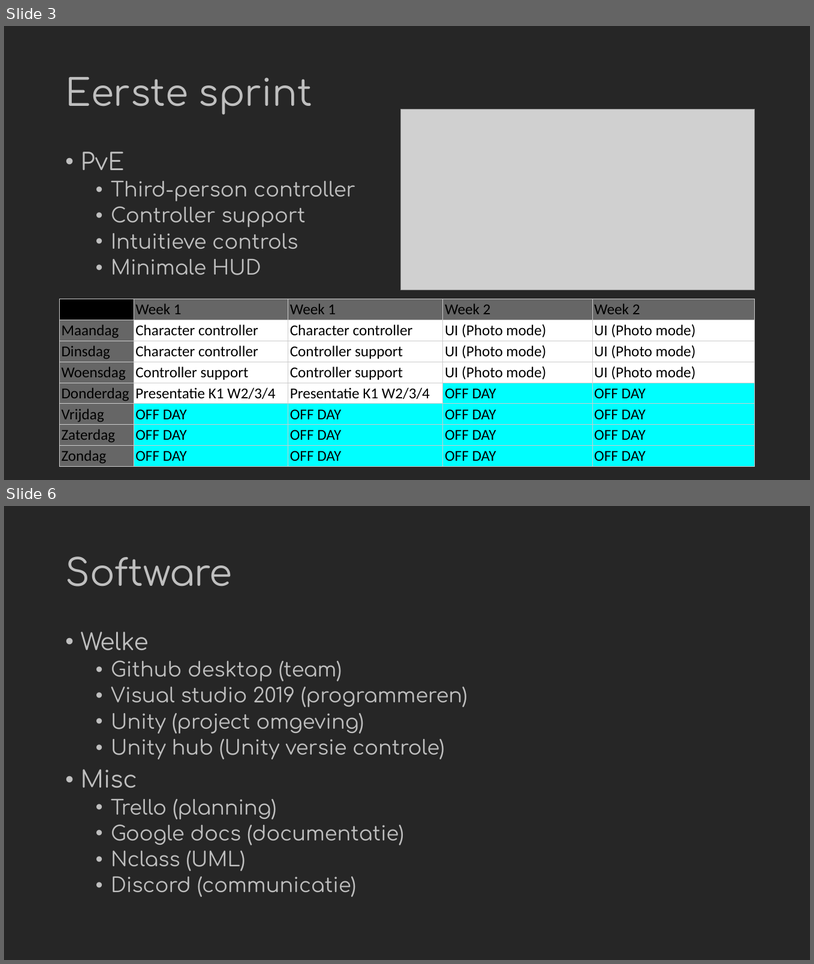
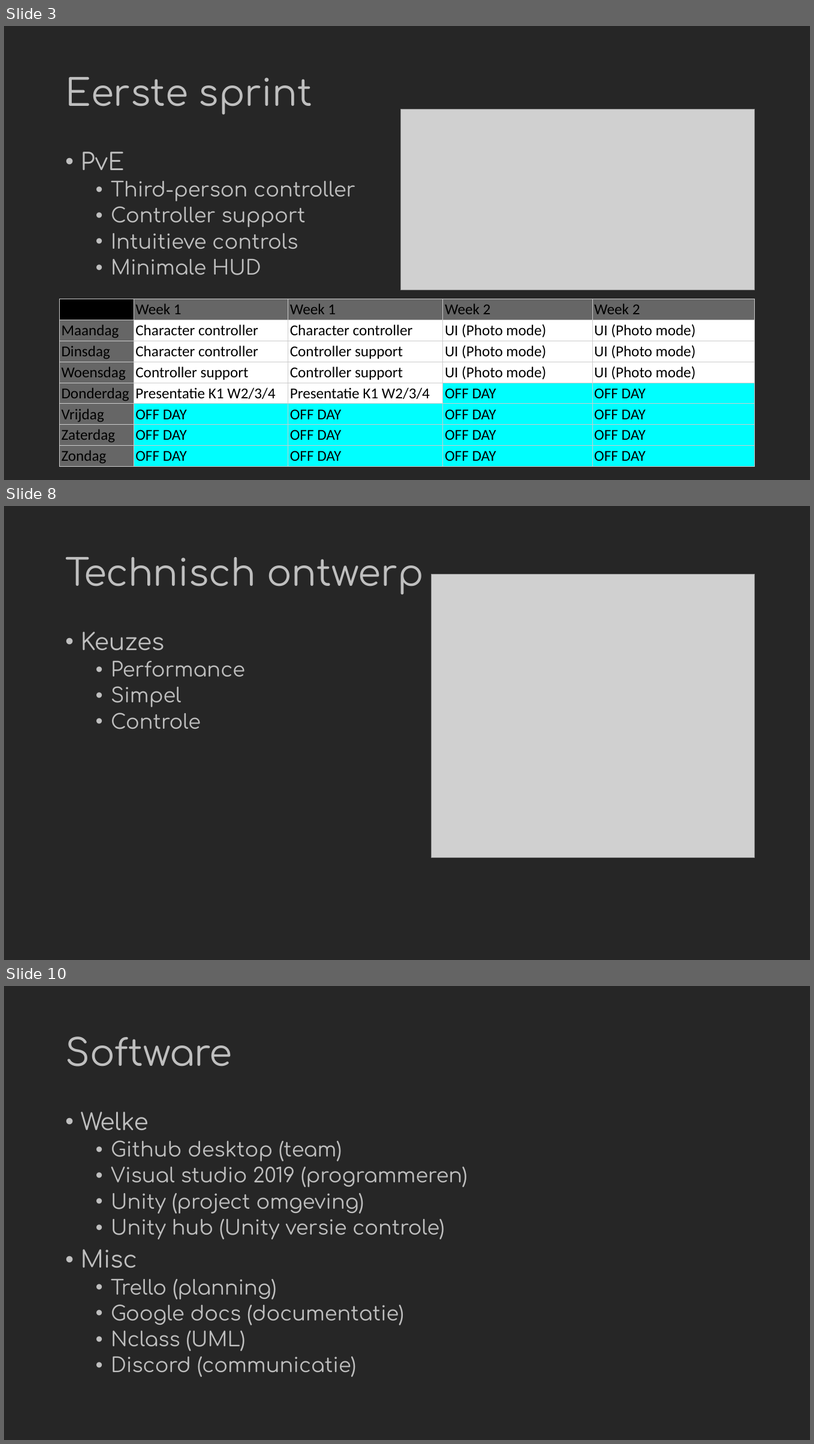
Before and after one commit to Avonexile/TheDeepSea, a slide deck: Documentatie/Arne/The Deep Sea.pptx. Shown one above the other, each under a label of ours: slides 3 and 6 before the commit, slides 3, 8 and 10 after it; the slides between them are not shown. The pictures are 814x964 and 814x1444 pixels, drawn with LibreOffice and Linux fonts; fonts in the diff are those of the drawing; grey boxes stand for pictures. Boxes give left, top, right and bottom in pixels: in the first picture for what was removed or moved away, otherwise in the second. Text is boxed around its words. In the diff, an @@ line names an element or a change of style, - is before the commit and + after.

```diff
--- a/Documentatie/Arne/The Deep Sea.pptx
+++ b/Documentatie/Arne/The Deep Sea.pptx
@@ slide 8 added at (4,506,810,960), background #262626 @@
@@ title added at (65,557,424,594), 44 pt, text #BFBFBF @@
+Technisch ontwerp
@@ picture added at (432,574,755,857) @@
@@ text added at (81,631,245,729), 24 pt, text #BFBFBF @@
+• Keuzes
+  • Performance
+  • Simpel
+  • Controle
@@ what was slide 6 is now slide 10 @@
```
Also in this commit, not shown: 3 slides changed, 3 other slides added.
